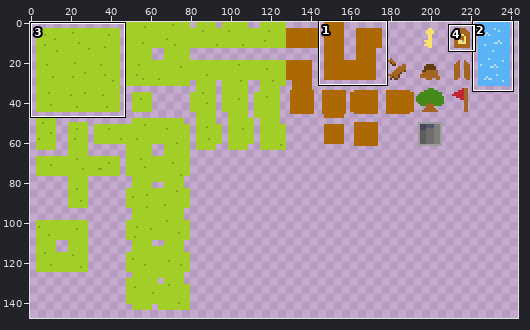
Two states of a sprite sheet, Assets/Sprites/Tilesets/tileset.png. Above, an overview of the earlier version with the close-up marked.
Close-up. Before the commit:
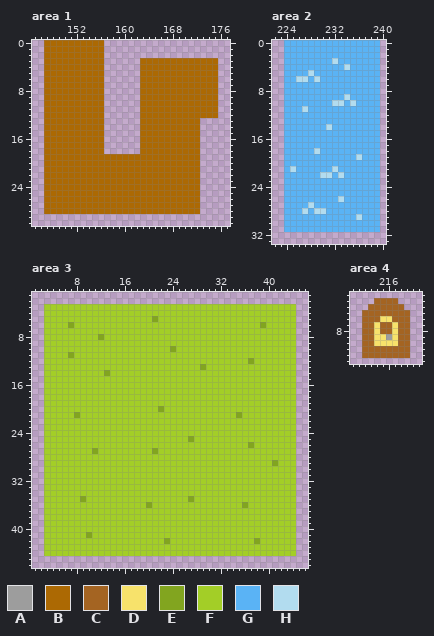
The file is 256x256 pixels. Shown: area 1: x 145..177, y 0..30; area 2: x 222..240, y 0..33; area 3: x 1..46, y 1..46; area 4: x 210..221, y 2..13. The wide view leaves out empty margins. The commit also changed other parts of the picture, which this record leaves out.
Palette (. is transparent): A #9d9d9d  B #ac6903  C #a46422  D #f7e26b  E #82a51f  F #a3ce27  G #5ab3f5  H #b2dcef
The same view after the edit:
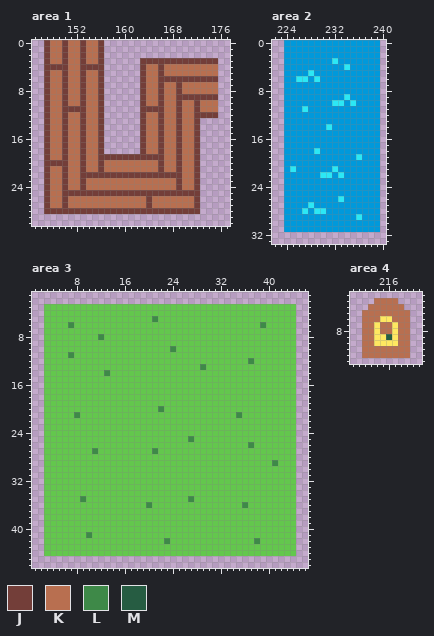
Colours new in this view: J #733e39  K #b86f50  L #3e8948  M #265c42
What changed:
colour D: #f7e26b -> #fee761
colour F: #a3ce27 -> #63c74d
colour G: #5ab3f5 -> #0099db
colour H: #b2dcef -> #2ce8f5
Changed rows in their new state; - is a pixel that keeps its letter.
Area 1:
first column x 147:
 0 JKKJKKJKKJ-------------------
 1 JKKJKKJKKJ-------------------
 2 JKKJKKJKKJ-------------------
 3 JKKJKKJKKJ------JJJJJJJJJJJJJ
 4 JJJJKKJJJJ------JKKJKKKKKKKKK
 5 JKKJKKJKKJ------JKKJKKKKKKKKK
 6 JKKJKKJKKJ------JKKJJJJJJJJJJ
 7 JKKJKKJKKJ------JKKJKKJKKKKKK
 8 JKKJKKJKKJ------JKKJKKJKKKKKK
 9 JKKJKKJKKJ------JKKJKKJJJJJJJ
10 JKKJKKJKKJ------JKKJKKJKKJKKK
11 JKKJJJJKKJ------JJJJKKJKKJKKK
12 JKKJKKJKKJ------JKKJKKJKKJJJJ
13 JKKJKKJKKJ------JKKJKKJKKJ---
14 JKKJKKJKKJ------JKKJKKJKKJ---
15 JKKJKKJKKJ------JKKJKKJKKJ---
16 JKKJKKJKKJ------JKKJKKJKKJ---
17 JKKJKKJKKJ------JKKJKKJKKJ---
18 JKKJKKJKKJ------JKKJKKJKKJ---
19 JKKJKKJKKJJJJJJJJJJJKKJKKJ---
20 JJJJKKJKKJKKKKKKKKKJKKJKKJ---
21 JKKJKKJKKJKKKKKKKKKJKKJKKJ---
22 JKKJKKJJJJJJJJJJJJJJJJJKKJ---
23 JKKJKKJKKKKKKKKKKKKKKKJKKJ---
24 JKKJKKJKKKKKKKKKKKKKKKJKKJ---
25 JKKJJJJJJJJJJJJJJJJJJJJJJJ---
26 JKKJKKKKKKKKKKKKKJKKKKKKKJ---
27 JKKJKKKKKKKKKKKKKJKKKKKKKJ---
28 JJJJJJJJJJJJJJJJJJJJJJJJJJ---
Area 3:
first column x 7:
 5 --------------L------------------
 6 L-------------------------------L
 8 -----L---------------------------
10 -----------------L---------------
11 L--------------------------------
12 ------------------------------L--
13 ----------------------L----------
14 ------L--------------------------
first column x 8:
20 --------------L-------------
21 L--------------------------L
first column x 11:
25 ----------------L--------------
26 --------------------------L----
27 L---------L--------------------
29 ------------------------------L
first column x 9:
35 L-----------------L---------
36 -----------L---------------L
first column x 10:
41 L----------------------------
42 -------------L--------------L
Area 4:
first column x 212:
 3 --KKKK--
 4 -KKKKKK-
 5 KKKKKKKK
 6 KKK--KKK
 7 KK-KK-KK
 8 KK-KK-KK
 9 KK--M-KK
10 KK----KK
11 KKKKKKKK
12 KKKKKKKK
Where, in picture pixels (left, top, right, bottom), the same in both close-ups:
changed: (44, 40, 218, 214)
changed: (284, 40, 380, 232)
changed: (44, 304, 296, 556)
changed: (362, 298, 410, 358)
